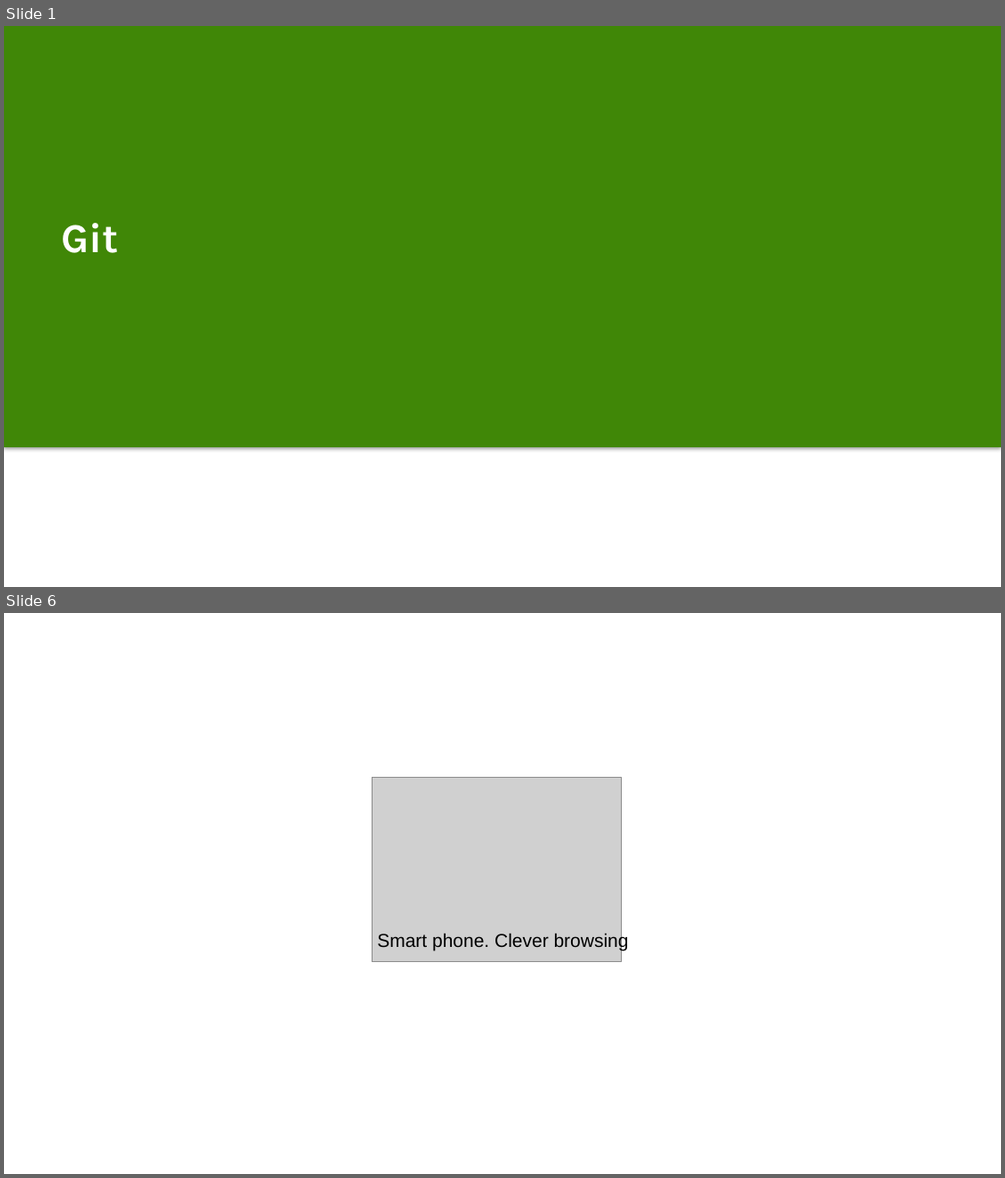
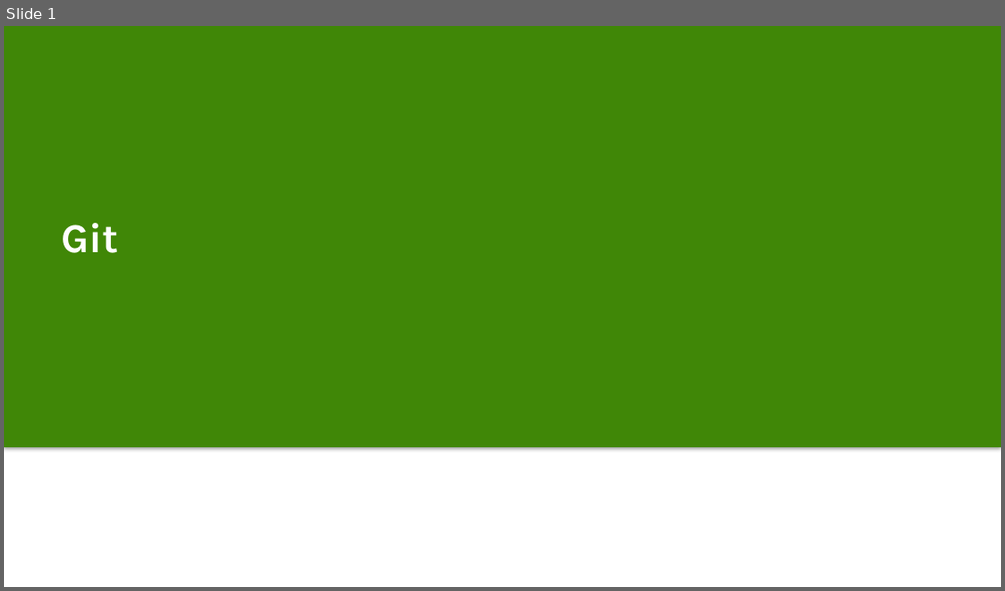
Before and after one commit to dannl/git_test, a slide deck: git.pptx. Shown one above the other, each under a label of ours: slides 1 and 6 before the commit, slide 1 after it; the slides between them are not shown. The pictures are 1005x1178 and 1005x591 pixels, drawn with LibreOffice and Linux fonts; fonts in the diff are those of the drawing; grey boxes stand for pictures; background and template pictures are left out. Boxes give left, top, right and bottom in pixels: in the first picture for what was removed or moved away, otherwise in the second. Text is boxed around its words. In the diff, an @@ line names an element or a change of style, - is before the commit and + after.

```diff
--- a/git.pptx
+++ b/git.pptx
@@ slide 6 removed at (4, 613, 1001, 1174), background #CCE8CF @@
@@ picture removed at (372, 778, 621, 962) @@
@@ text removed at (377, 932, 629, 950) @@
-Smart phone. Clever browsing
```
Also in this commit, not shown: 4 slides changed, 12 slides added.
